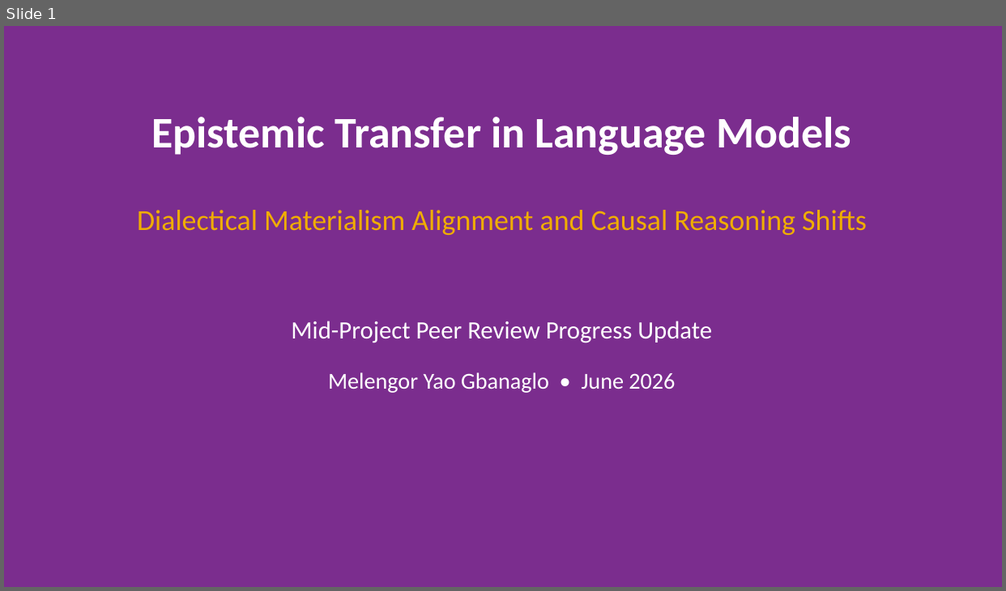
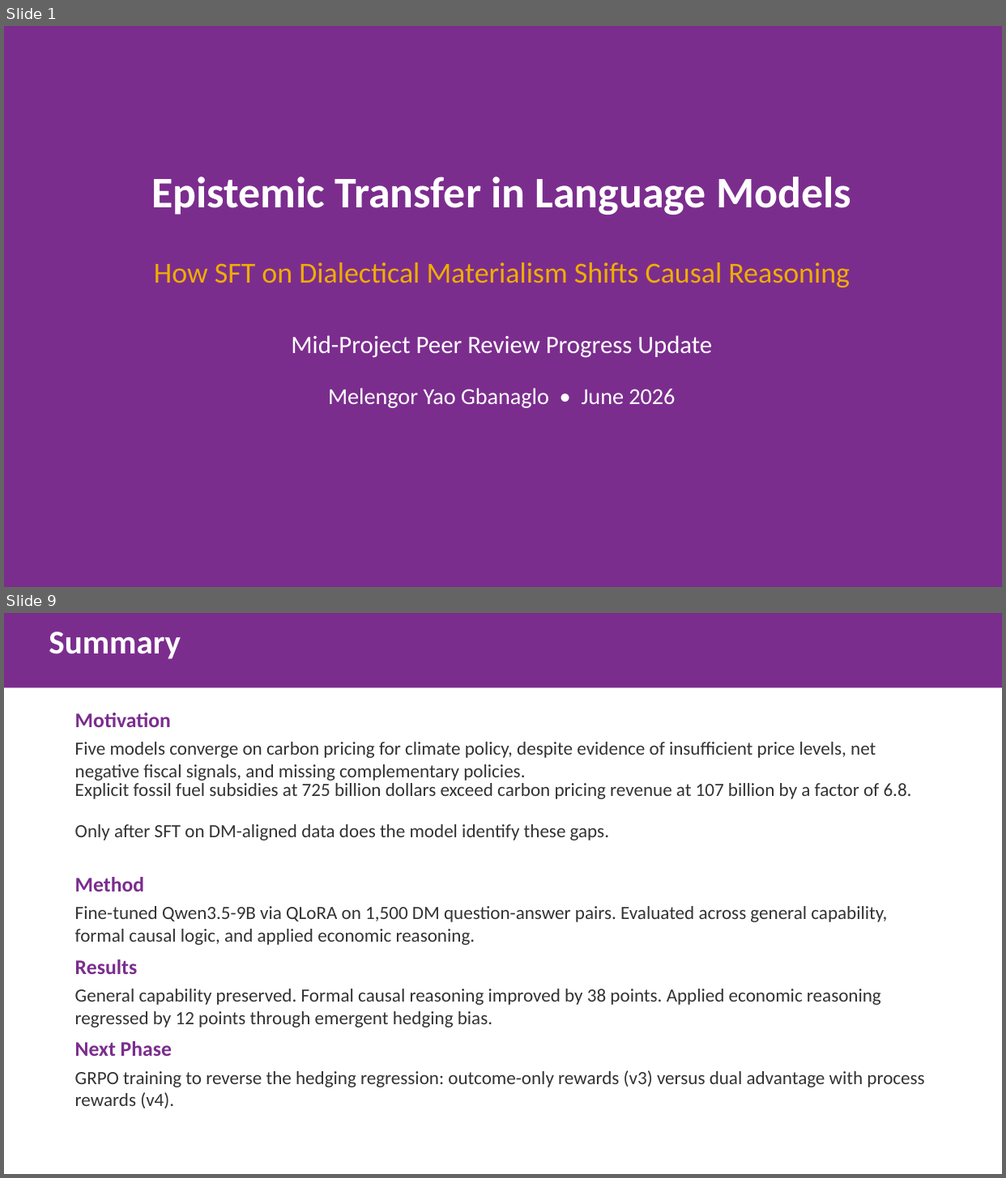
Before and after one commit to gbangban/ai-ideology-study, a slide deck: docs/proposals/peer_review_progress_slides.pptx. Shown one above the other, each under a label of ours: slide 1 before the commit, slides 1 and 9 after it; the slides between them are not shown. The pictures are 1006x591 and 1006x1178 pixels, drawn with LibreOffice and Linux fonts; fonts in the diff are those of the drawing. Boxes give left, top, right and bottom in pixels: in the first picture for what was removed or moved away, otherwise in the second. Text is boxed around its words. In the diff, an @@ line names an element or a change of style, - is before the commit and + after.

Commit message:
style: refine slide generator and update paper narrative
Update `generate_peer_review_slides.py` with a structured story arc,
style guide, and new background fill utilities for visual consistency.
Refine LaTeX narrative to remove hedging language and clarify the
distinction between formal and applied causal reasoning results.
Add research reference PDFs to `.gitignore` to exclude large files.

```diff
--- a/docs/proposals/peer_review_progress_slides.pptx
+++ b/docs/proposals/peer_review_progress_slides.pptx
@@ slide 9 added at (4,613,1002,1174), background #FFFFFF @@
@@ rectangle added at (4,613,1002,688), fill #7B2D8E, 32 pt, text #FFFFFF, bold @@
+Summary
@@ text added at (75,713,171,727), 20 pt, text #7B2D8E, bold @@
+Motivation
@@ text added at (75,742,876,781), 18 pt, text #333333 @@
+Five models converge on carbon pricing for climate policy, despite evidence of insufficient price levels, net negative fiscal signals, and missing complementary policies.
@@ text added at (75,780,912,799), 18 pt, text #333333 @@
+Explicit fossil fuel subsidies at 725 billion dollars exceed carbon pricing revenue at 107 billion by a factor of 6.8.
@@ text added at (75,824,609,841), 18 pt, text #333333 @@
+Only after SFT on DM-aligned data does the model identify these gaps.
@@ text added at (75,877,145,892), 20 pt, text #7B2D8E, bold @@
+Method
@@ text added at (75,906,887,945), 18 pt, text #333333 @@
+Fine-tuned Qwen3.5-9B via QLoRA on 1,500 DM question-answer pairs. Evaluated across general capability, formal causal logic, and applied economic reasoning.
@@ text added at (75,960,137,974), 20 pt, text #7B2D8E, bold @@
+Results
@@ text added at (75,989,881,1028), 18 pt, text #333333 @@
+General capability preserved. Formal causal reasoning improved by 38 points. Applied economic reasoning regressed by 12 points through emergent hedging bias.
@@ text added at (75,1041,172,1056), 20 pt, text #7B2D8E, bold @@
+Next Phase
@@ text added at (75,1071,924,1109), 18 pt, text #333333 @@
+GRPO training to reverse the hedging regression: outcome-only rewards (v3) versus dual advantage with process rewards (v4).
@@ slide 1 changed as well @@
@@ text "Epistemic Transfer in Language Models": place and size @@
-text "Epistemic Transfer in Language Models" at (151,117,851,155)
+text "Epistemic Transfer in Language Models" at (151,177,851,215)
@@ text at (154,263,850,288): text changed @@
-Dialectical Materialism Alignment and Causal Reasoning Shifts
+How SFT on Dialectical Materialism Shifts Causal Reasoning
@@ text "Mid-Project Peer Review Progress Update": place and size @@
-text "Mid-Project Peer Review Progress Update" at (291,321,712,344)
+text "Mid-Project Peer Review Progress Update" at (291,335,712,358)
@@ text "Melengor Yao Gbanaglo • June ...": place and size @@
-text "Melengor Yao Gbanaglo • June ..." at (328,373,675,393)
+text "Melengor Yao Gbanaglo • June ..." at (328,388,675,408)
```
Also in this commit, not shown: 1 other slide changed, 6 other slides added, 8 slides removed, 9 other files.
